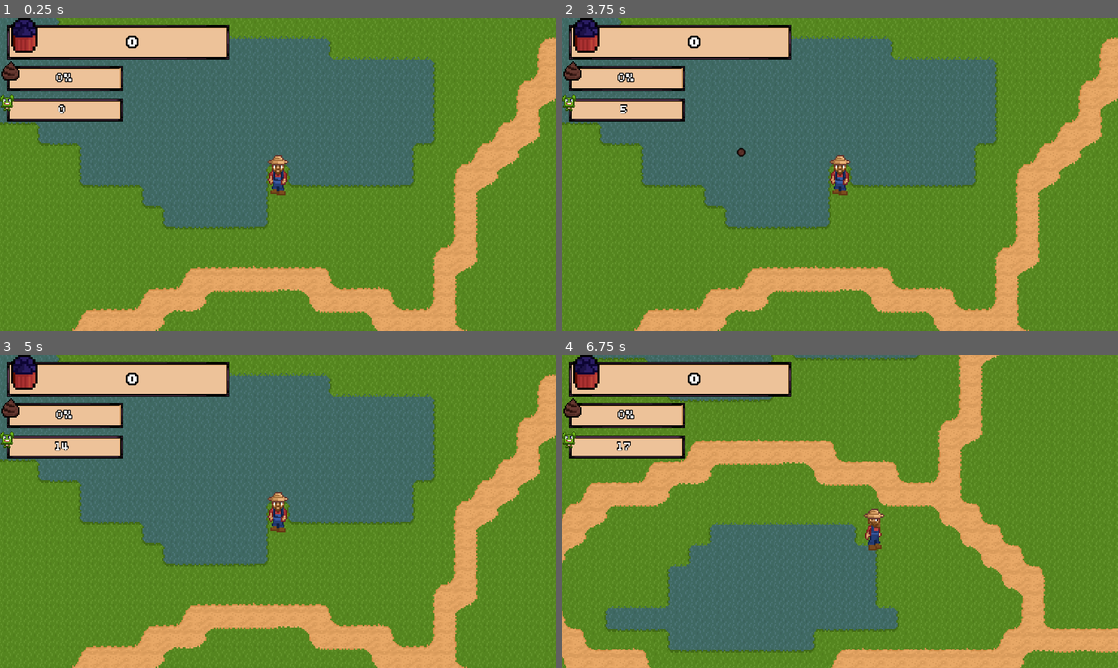
Above: before the commit, frames 1-4 (two rows, left to right).
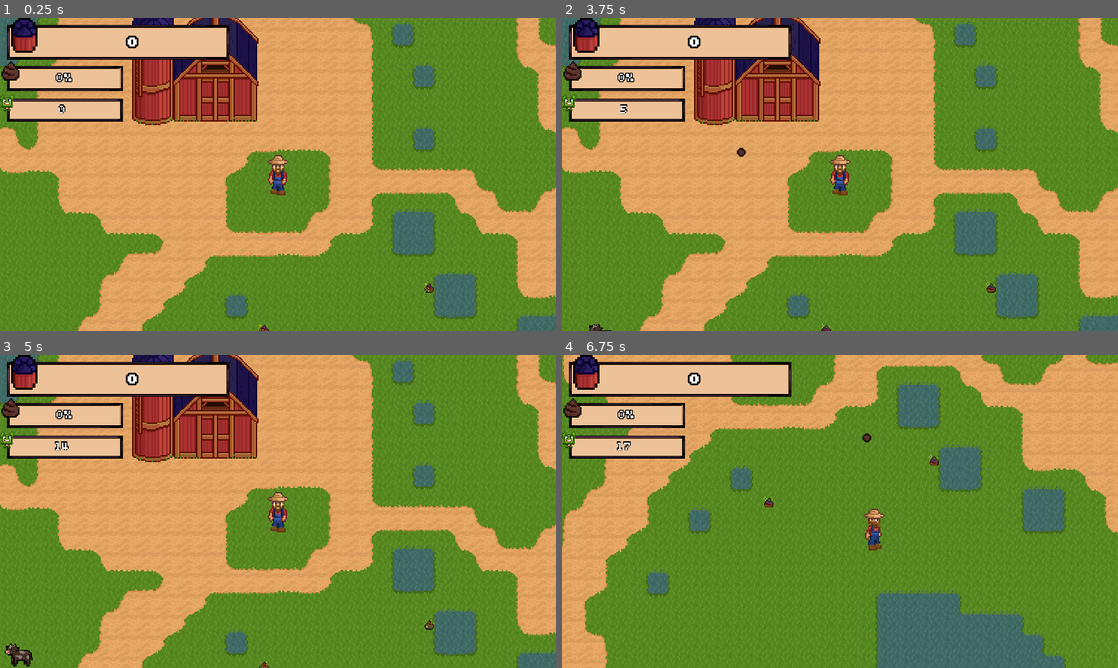
Above: after the commit, the same moments.

Repository: astro-panda/poo-farmer
Game: Godot game, scene res://Scenes/Main.tscn
The game is run twice, just before and just after one commit, with the same random seed, the same clock (stepped at 60 frames per second) and the same inputs.
Inputs (mouse positions are in pixels of both pictures, inside the frame that each line leads up to):
- Up to frame 1 (0.25 s): no input
- Up to frame 2 (3.75 s): click (840, 177) at 0.52 s; click (840, 177) at 1.27 s; click (840, 177) at 2.02 s; click (840, 177) at 2.77 s; click (840, 177) at 3.52 s
- Up to frame 3 (5 s): click (278, 514) at 4.27 s
- Up to frame 4 (6.75 s): tap Enter at 5 s; move the mouse to (962, 495) at 5.02 s; hold Right (move_right) 5.03-5.78 s; hold R (open_arsenal) 5.03-5.78 s; click (962, 495) at 5.17 s; move the mouse to (728, 527) at 5.77 s; hold Down (move_down) 5.78-6.53 s; tap R (open_arsenal) at 5.85 s; move the mouse to (895, 442) at 6.52 s; press the mouse at (895, 442) at 6.53 s; hold Right (move_right) from 6.53 s (still down)

The runs differ from the first frame. In frame 1, 57% of the frame differs, in the area x 0-100%, y 0-100%; in frame 2, 57%; in frame 3, 57%; in frame 4, 52%.

Commit message:
made the arse-nal functionality

Diff:
--- a/poofarmer/Scenes/Main.tscn
+++ b/poofarmer/Scenes/Main.tscn
@@ -235,7 +235,7 @@
 margin_bottom = 384.0
 
 [node name="Player" parent="." instance=ExtResource( 1 )]
-position = Vector2( 672, 384 )
+position = Vector2( 1632, 1649 )
 __meta__ = {
 "_edit_group_": true
 }
--- a/poofarmer/Scenes/UI/Hud.tscn
+++ b/poofarmer/Scenes/UI/Hud.tscn
@@ -329,3 +329,10 @@
 anims/RESET = SubResource( 5 )
 anims/arsenal_close = SubResource( 3 )
 anims/arsenal_open = SubResource( 4 )
+
+[connection signal="button_down" from="CanvasLayer/Arsenal Wheel/Shovel" to="." method="_on_Shovel_button_down"]
+[connection signal="button_down" from="CanvasLayer/Arsenal Wheel/Pistol" to="." method="_on_Pistol_button_down"]
+[connection signal="button_down" from="CanvasLayer/Arsenal Wheel/Shatgun" to="." method="_on_Shatgun_button_down"]
+[connection signal="button_down" from="CanvasLayer/Arsenal Wheel/ScatlingGun" to="." method="_on_ScatlingGun_button_down"]
+[connection signal="button_down" from="CanvasLayer/Arsenal Wheel/RocketLauncher" to="." method="_on_RocketLauncher_button_down"]
+[connection signal="button_down" from="CanvasLayer/Arsenal Wheel/Railgun" to="." method="_on_Railgun_button_down"]
--- a/poofarmer/Scripts/Player.gd
+++ b/poofarmer/Scripts/Player.gd
@@ -14,6 +14,7 @@
 var screen_size
 
 var fireModes = [FireMode.values.Shovel]
+var equippedFireMode = FireMode.values.Shovel
 
 onready var hud = get_tree().get_nodes_in_group("hud")[0]
 onready var silo = get_tree().get_nodes_in_group("silo")[0]
@@ -116,7 +117,6 @@
 func _on_Goblin_global_poo_stolen(stealAmount):
 	totalPooAmount = max(0, totalPooAmount - stealAmount)
 	hud.update_global_poo_label(totalPooAmount)
-	emit_signal("update_global_poo_label", totalPooAmount)
 
 func show_speech(subitem, target):
 	for item in subItems:
--- a/poofarmer/Scripts/Store.gd
+++ b/poofarmer/Scripts/Store.gd
@@ -15,6 +15,7 @@
 onready var listOfButtons = [pistolButton, shatgunButton, rocketLauncherButton, scatlingButton, railgunButton]
 const listOfCosts = [10, 20, 40, 60, 100]
 const grayedOutColor = Color(0.305882, 0.305882, 0.305882)
+const normalColor = Color(1, 1, 1)
 
 
 func _ready():
@@ -35,17 +36,18 @@
 
 func check_btns():
 	for j in listOfButtons.size():
-		if player.totalPooAmount <= listOfCosts[j]:
-			_gray_out_button(j, true)
+		var playerPoo = player.totalPooAmount
+		var cost = listOfCosts[j]
+		change_button_state(j, player.totalPooAmount <= listOfCosts[j], true)
 	for fireMode in player.fireModes:
 		if fireMode != FireMode.values.Shovel:
-			_gray_out_button(int(fireMode) - 1, false)
+			change_button_state(int(fireMode) - 1, true, false)
 
-func _gray_out_button(idx: int, hideLabel: bool):
+func change_button_state(idx: int, disabled: bool, hideLabel: bool):
 	var btnNode = listOfButtons[idx].get_node("Button")
-	listOfButtons[idx].get_node("AnimatedSprite").modulate = grayedOutColor
-	btnNode.modulate = grayedOutColor
-	btnNode.disabled = true
+	listOfButtons[idx].get_node("AnimatedSprite").modulate = grayedOutColor if disabled else normalColor
+	btnNode.modulate = grayedOutColor if disabled else normalColor
+	btnNode.disabled = disabled
 	listOfButtons[idx].get_node("Label").visible = hideLabel
 
 func _on_PistolButton_button_down():
@@ -65,13 +67,12 @@
 
 func buy_item(fireMode):
 	var cost = listOfCosts[int(fireMode) - 1]
-	var playerpoo = player.totalPooAmount
 	if player.totalPooAmount > cost:
 		player.fireModes.append(fireMode)
 		player.totalPooAmount -= cost
 		pooCount.text = str(player.totalPooAmount)
 		hud.update_global_poo_label(player.totalPooAmount)
-		_gray_out_button(int(fireMode) - 1, false)
+		change_button_state(int(fireMode) - 1, true, false)
 		check_btns()
 
 func _on_ExitButton_button_down():
--- a/poofarmer/Scripts/UI/Hud.gd
+++ b/poofarmer/Scripts/UI/Hud.gd
@@ -1,18 +1,32 @@
 extends Control
 
+onready var player = get_tree().get_nodes_in_group("player")[0]
 onready var arsenal_wheel = get_node("CanvasLayer/Arsenal Wheel")
 onready var arsenal_wheel_anim = get_node("CanvasLayer/Arsenal Wheel/AnimationPlayer")
 onready var silo_crud_points = $CanvasLayer/SiloCountContainer/SiloCrudPoints
 onready var goblin_counter = $CanvasLayer/GoblinCountContainer/GoblinCountLabel
 onready var canvas_layer = $CanvasLayer
+onready var shovelBtn = $"CanvasLayer/Arsenal Wheel/Shovel"
+onready var pistolBtn = $"CanvasLayer/Arsenal Wheel/Pistol"
+onready var shatgunBtn = $"CanvasLayer/Arsenal Wheel/Shatgun"
+onready var scatlingBtn = $"CanvasLayer/Arsenal Wheel/ScatlingGun"
+onready var rocketLauncherBtn = $"CanvasLayer/Arsenal Wheel/RocketLauncher"
+onready var railgunBtn = $"CanvasLayer/Arsenal Wheel/Railgun"
+onready var listOfButtons = [shovelBtn, pistolBtn, shatgunBtn, rocketLauncherBtn, scatlingBtn, railgunBtn]
 var arsenal_pressed: bool = false
+const grayedOutColor = Color(0.305882, 0.305882, 0.305882)
+const normalColor = Color(1, 1, 1)
 
 func _ready():
 	arsenal_wheel.rect_scale = Vector2(0, 0)
+	for btn in listOfButtons:
+		btn.disabled = true
+		btn.get_node("TextureRect").modulate = grayedOutColor
 
 func _unhandled_input(event: InputEvent) -> void:
 	if event is InputEventKey:
 		if event.is_action_pressed("open_arsenal") and !arsenal_pressed:
+			check_weapons()
 			arsenal_pressed = true
 			arsenal_wheel_anim.playback_speed = 8
 			arsenal_wheel_anim.play("arsenal_open")
@@ -22,7 +36,6 @@
 			arsenal_wheel_anim.playback_speed = 1
 			arsenal_wheel_anim.play("arsenal_close")
 			Engine.time_scale = 1
-
 
 func update_global_poo_label(totalPooAmount):
 	silo_crud_points.text = str(totalPooAmount)
@@ -35,3 +48,45 @@
 
 func _on_Store_update_global_poo_label(totalPooAmount):
 	silo_crud_points.text = str(totalPooAmount)
+
+func check_weapons():
+	for i in listOfButtons.size():
+		for fireMode in player.fireModes:
+			listOfButtons[int(fireMode)].disabled = false
+			listOfButtons[int(fireMode)].get_node("TextureRect").modulate = normalColor
+
+
+func _on_Shovel_button_down():
+	if player.fireModes.has(FireMode.values.Shovel):
+		player.equippedFireMode = FireMode.values.Shovel
+		print("equipped the shovel")
+
+
+func _on_Pistol_button_down():
+	if player.fireModes.has(FireMode.values.Pistol):
+		player.equippedFireMode = FireMode.values.Pistol
+		print("equipped the pistol")
+
+
+func _on_Shatgun_button_down():
+	if player.fireModes.has(FireMode.values.Shatgun):
+		player.equippedFireMode = FireMode.values.Shatgun
+		print("equipped the shatgun")
+
+
+func _on_ScatlingGun_button_down():
+	if player.fireModes.has(FireMode.values.Scatling):
+		player.equippedFireMode = FireMode.values.Scatling
+		print("equipped the scatling")
+
+
+func _on_RocketLauncher_button_down():
+	if player.fireModes.has(FireMode.values.RocketLauncher):
+		player.equippedFireMode = FireMode.values.RocketLauncher
+		print("equipped the rocketlauncher")
+
+
+func _on_Railgun_button_down():
+	if player.fireModes.has(FireMode.values.Railgun):
+		player.equippedFireMode = FireMode.values.Railgun
+		print("equipped the railgun")
--- a/poofarmer/Scripts/animal.gd
+++ b/poofarmer/Scripts/animal.gd
@@ -28,7 +28,7 @@
 	velocity = (destination - position).normalized() * speed * delta
 	velocity = move_and_slide(velocity)
 	if (position.distance_to(destination) < 100):
-		destination = Vector2(randi() % 1024, randi() % 1024)
+		_on_ChangeDestinationTimer_timeout()
 
 	if velocity.x > 4:
 		$Sprite.animation = AnimalType.values.keys()[_type] + " - right"
@@ -55,8 +55,6 @@
 	$Sprite.animation = AnimalType.values.keys()[_type] + " - down"
 	print(_type)
 
-
-
 func _on_ChangeDestinationTimer_timeout():
 	destination = Vector2(randi() % 3072, randi() % 3072)
 	destination_timer.wait_time = rand_range(destination_timer_min, destination_timer_max)
Not shown: 1 places in poofarmer/Scenes/Main.tscn that only renumber resources
